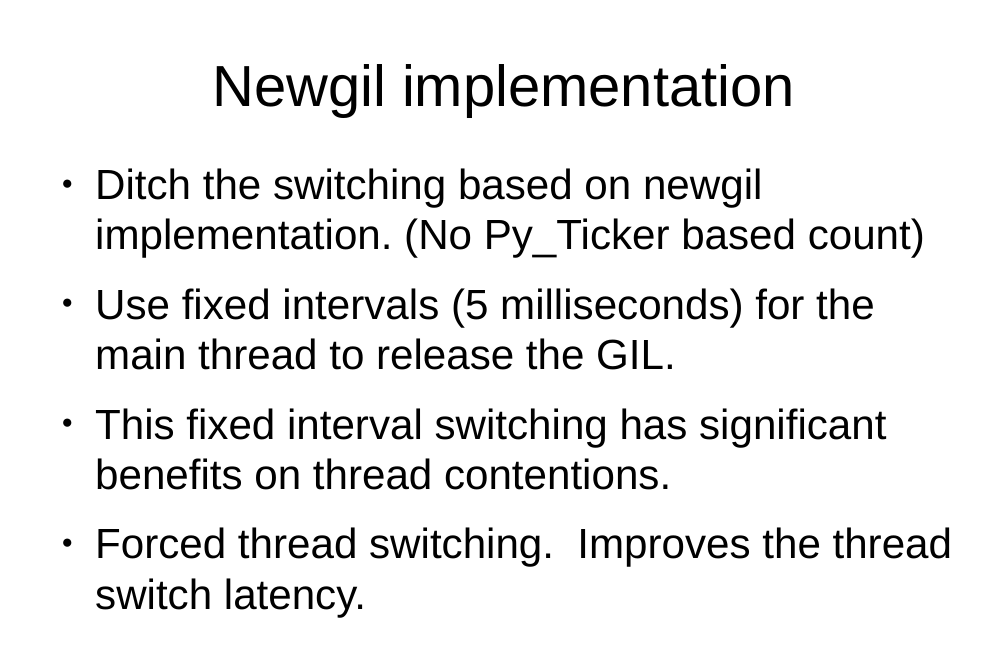
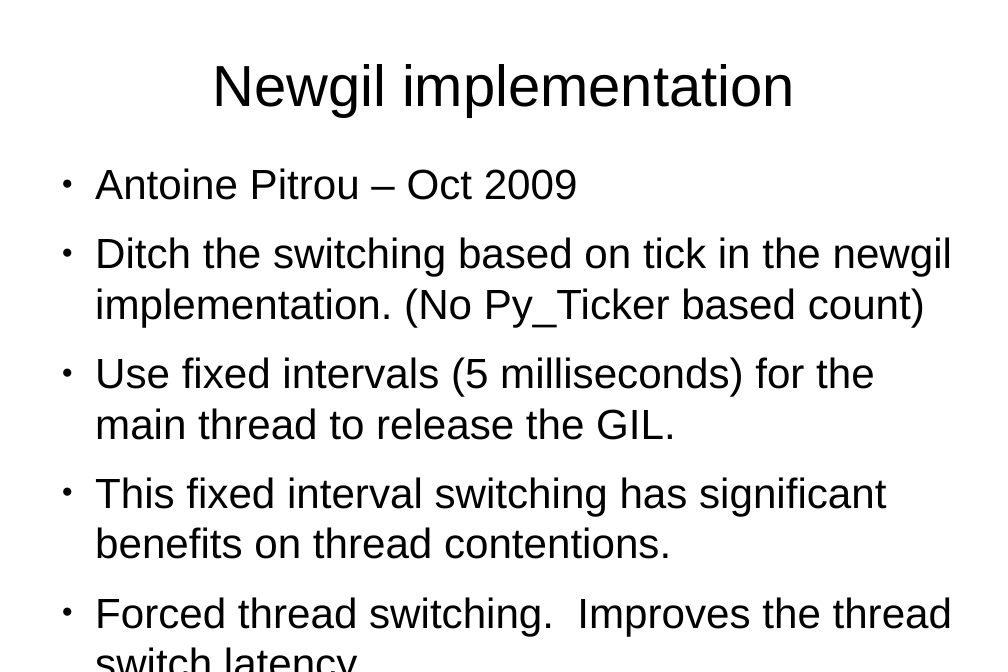
Before and after one commit to uthcode/learntosolveit, a slide deck: slide 24 of scipy09/gil.odp. Drawn at 1008x672 pixels with LibreOffice and Linux fonts; fonts in the diff are those of the drawing. Boxes give left, top, right and bottom in pixels: in the first picture for what was removed or moved away, otherwise in the second. Text is boxed around its words. In the diff, an @@ line names an element or a change of style, - is before the commit and + after.

Commit message:
Updates to the presentation.

```diff
--- a/scipy09/gil.odp
+++ b/scipy09/gil.odp
@@ text at box(95, 168, 952, 327): text changed @@
-● Ditch the switching based on newgil implementation. (No Py_Ticker based count)
+● Antoine Pitrou – Oct 2009
+● Ditch the switching based on tick in the newgil implementation. (No Py_Ticker based count)
```
Also in this commit, not shown: 3 other slides changed, 2 slides added, 3 other files.
